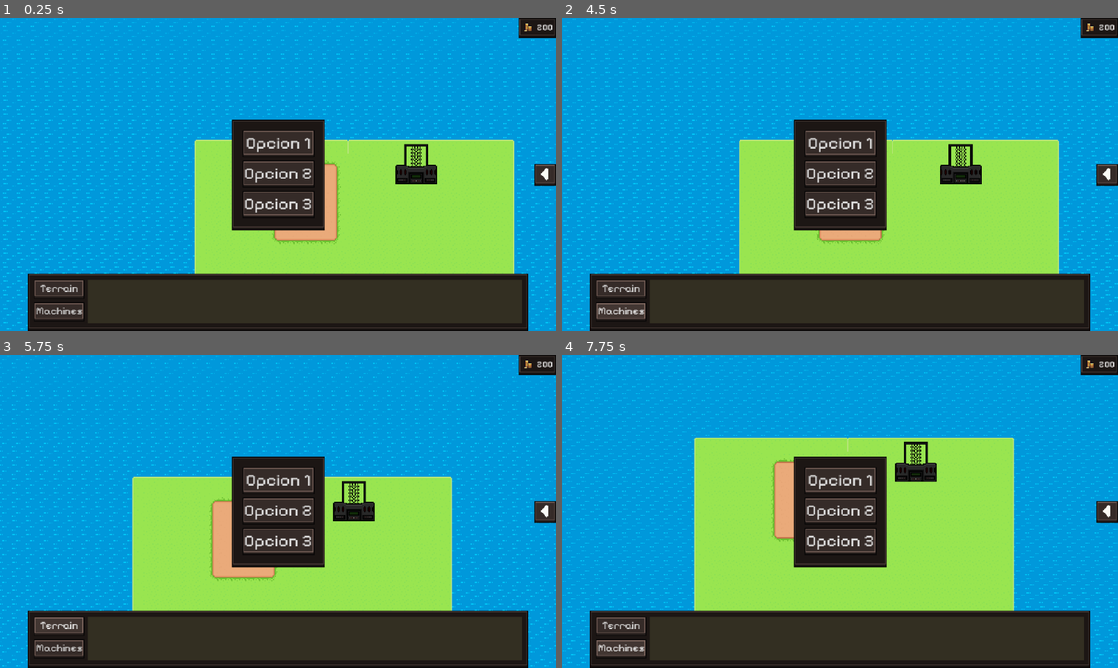
Above: before the commit, frames 1-4 (two rows, left to right).
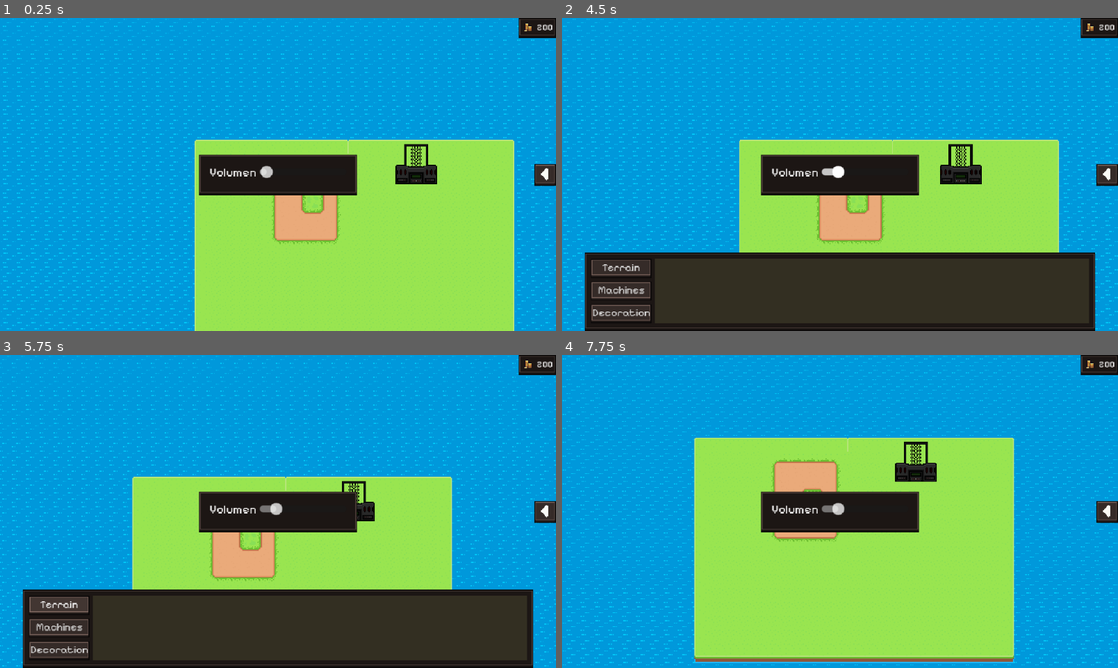
Above: after the commit, the same moments.

Repository: WarriorGW/Steamation
Game: Godot game, scene res://Scenes/Game.tscn
Two runs of this game, one before a commit and one after it. Both use one fixed random seed, a clock stepped at 60 frames per second and the inputs below.
Inputs (mouse positions are in pixels of both pictures, inside the frame that each line leads up to):
- Up to frame 1 (0.25 s): no input
- Up to frame 2 (4.5 s): click (840, 143) at 0.5 s, where only the run before the commit has a clickable "Opcion 1"; click (840, 174) at 1.25 s, where only the run before the commit has a clickable "Opcion 2"; click (840, 202) at 2 s, where only the run before the commit has a clickable "Opcion 3"; click (623, 290) at 2.75 s, where only the run before the commit has a clickable "Terrain"; click (623, 312) at 3.5 s, where only the run before the commit has a clickable "Machines"; hold D (right) from 4.28 s (still down); tap H (open_build) at 4.35 s
- Up to frame 3 (5.75 s): release D (right) at 5 s; click "Terrain" at 5 s
- Up to frame 4 (7.75 s): click "Machines" at 5.75 s; click (623, 649) at 6.5 s, where only the run after the commit has a clickable "Decoration"; hold S (down) from 7.28 s (still down); tap H (open_build) at 7.35 s

The runs differ from the first frame. In frame 1, 23% of the frame differs, in the area x 5-95%, y 32-100%; in frame 2, 15%; in frame 3, 15%; in frame 4, 23%.

Commit message:
Moved some scripts

Diff:
--- a/Scenes/inGameUI.tscn
+++ b/Scenes/inGameUI.tscn
@@ -1,9 +1,10 @@
-[gd_scene load_steps=13 format=3 uid="uid://bp2kqfg5wtgjn"]
+[gd_scene load_steps=14 format=3 uid="uid://bp2kqfg5wtgjn"]
 
 [ext_resource type="Texture2D" uid="uid://clq6kkqyny4j2" path="res://Assets/UI/Icons/ui_icons.png" id="1_j2qsc"]
-[ext_resource type="Script" uid="uid://c5ctnbbiqyo21" path="res://Scripts/main_menu.gd" id="1_ktxmv"]
+[ext_resource type="Script" uid="uid://c5ctnbbiqyo21" path="res://Scripts/UserInterface/main_menu.gd" id="1_ktxmv"]
 [ext_resource type="Texture2D" uid="uid://sm5l750imnl" path="res://Assets/UI/Icons/coins.png" id="2_50l2w"]
-[ext_resource type="Script" uid="uid://m2hgfwqpb12m" path="res://Scripts/right_sidebar_menu.gd" id="2_flcp1"]
+[ext_resource type="Script" uid="uid://m2hgfwqpb12m" path="res://Scripts/UserInterface/right_sidebar_menu.gd" id="2_flcp1"]
+[ext_resource type="Script" uid="uid://dbaeo5nk0hgg8" path="res://Scripts/UserInterface/building_menu.gd" id="5_6j5n7"]
 
 [sub_resource type="AtlasTexture" id="AtlasTexture_flcp1"]
 atlas = ExtResource("2_50l2w")
@@ -93,6 +94,8 @@
 grow_vertical = 2
 
 [node name="MainMenu" type="PanelContainer" parent="."]
+process_mode = 3
+visible = false
 layout_mode = 1
 anchors_preset = 8
 anchor_left = 0.5
@@ -117,20 +120,19 @@
 [node name="GridContainer" type="GridContainer" parent="MainMenu/MarginContainer"]
 layout_mode = 2
 
-[node name="Button" type="Button" parent="MainMenu/MarginContainer/GridContainer"]
-layout_mode = 2
-text = "Opcion 1
-"
+[node name="ContinueBtn" type="Button" parent="MainMenu/MarginContainer/GridContainer"]
+layout_mode = 2
+text = "Reanudar"
 metadata/_edit_use_anchors_ = true
 
-[node name="Button2" type="Button" parent="MainMenu/MarginContainer/GridContainer"]
-layout_mode = 2
-text = "Opcion 2"
+[node name="SettingsBtn" type="Button" parent="MainMenu/MarginContainer/GridContainer"]
+layout_mode = 2
+text = "Configuracion"
 metadata/_edit_use_anchors_ = true
 
-[node name="Button3" type="Button" parent="MainMenu/MarginContainer/GridContainer"]
-layout_mode = 2
-text = "Opcion 3"
+[node name="SaveQuitBtn" type="Button" parent="MainMenu/MarginContainer/GridContainer"]
+layout_mode = 2
+text = "Guardar y salir"
 metadata/_edit_use_anchors_ = true
 
 [node name="Stats" type="PanelContainer" parent="."]
@@ -200,17 +202,19 @@
 [node name="GridContainer" type="GridContainer" parent="RightSidebarMenu/RightSideContent/MarginContainer"]
 layout_mode = 2
 
-[node name="Button" type="Button" parent="RightSidebarMenu/RightSideContent/MarginContainer/GridContainer"]
+[node name="ShopBtn" type="Button" parent="RightSidebarMenu/RightSideContent/MarginContainer/GridContainer"]
 custom_minimum_size = Vector2(25, 25)
 layout_mode = 2
+tooltip_text = "Shop Menu (F)"
 focus_mode = 0
 icon = SubResource("AtlasTexture_50l2w")
 icon_alignment = 1
 expand_icon = true
 
-[node name="Button2" type="Button" parent="RightSidebarMenu/RightSideContent/MarginContainer/GridContainer"]
+[node name="BuildBtn" type="Button" parent="RightSidebarMenu/RightSideContent/MarginContainer/GridContainer"]
 custom_minimum_size = Vector2(25, 25)
 layout_mode = 2
+tooltip_text = "Building menu (H)"
 focus_mode = 0
 icon = SubResource("AtlasTexture_j2qsc")
 icon_alignment = 1
@@ -221,7 +225,8 @@
 &"": SubResource("AnimationLibrary_6j5n7")
 }
 
-[node name="ShopMenu" type="PanelContainer" parent="."]
+[node name="BuildingMenu" type="PanelContainer" parent="."]
+visible = false
 layout_mode = 1
 anchors_preset = 7
 anchor_left = 0.5
@@ -233,37 +238,85 @@
 offset_right = 2.0
 grow_horizontal = 2
 grow_vertical = 0
-
-[node name="MarginContainer" type="MarginContainer" parent="ShopMenu"]
+script = ExtResource("5_6j5n7")
+
+[node name="MarginContainer" type="MarginContainer" parent="BuildingMenu"]
 layout_mode = 2
 theme_override_constants/margin_left = 5
 theme_override_constants/margin_top = 5
 theme_override_constants/margin_right = 5
 theme_override_constants/margin_bottom = 5
 
-[node name="HBoxContainer" type="HBoxContainer" parent="ShopMenu/MarginContainer"]
-layout_mode = 2
-
-[node name="VBoxContainer" type="VBoxContainer" parent="ShopMenu/MarginContainer/HBoxContainer"]
-layout_mode = 2
-
-[node name="Button" type="Button" parent="ShopMenu/MarginContainer/HBoxContainer/VBoxContainer"]
+[node name="HBoxContainer" type="HBoxContainer" parent="BuildingMenu/MarginContainer"]
+layout_mode = 2
+
+[node name="VBoxContainer" type="VBoxContainer" parent="BuildingMenu/MarginContainer/HBoxContainer"]
+layout_mode = 2
+
+[node name="TerrainBtn" type="Button" parent="BuildingMenu/MarginContainer/HBoxContainer/VBoxContainer"]
 layout_mode = 2
 theme_override_font_sizes/font_size = 12
 text = "Terrain"
 
-[node name="Button2" type="Button" parent="ShopMenu/MarginContainer/HBoxContainer/VBoxContainer"]
+[node name="MachinesBtn" type="Button" parent="BuildingMenu/MarginContainer/HBoxContainer/VBoxContainer"]
 layout_mode = 2
 theme_override_font_sizes/font_size = 12
 text = "Machines"
 
-[node name="ScrollContainer" type="ScrollContainer" parent="ShopMenu/MarginContainer/HBoxContainer"]
+[node name="DecorationsBtn" type="Button" parent="BuildingMenu/MarginContainer/HBoxContainer/VBoxContainer"]
+layout_mode = 2
+theme_override_font_sizes/font_size = 12
+text = "Decoration"
+
+[node name="ScrollContainer" type="ScrollContainer" parent="BuildingMenu/MarginContainer/HBoxContainer"]
 custom_minimum_size = Vector2(500, 50)
 layout_mode = 2
 theme_override_styles/panel = SubResource("StyleBoxFlat_ktxmv")
 
-[node name="GridContainer" type="GridContainer" parent="ShopMenu/MarginContainer/HBoxContainer/ScrollContainer"]
+[node name="GridContainer" type="GridContainer" parent="BuildingMenu/MarginContainer/HBoxContainer/ScrollContainer"]
 layout_mode = 2
 columns = 5
 
+[node name="SettingsMenu" type="PanelContainer" parent="."]
+layout_mode = 1
+anchors_preset = 8
+anchor_left = 0.5
+anchor_top = 0.5
+anchor_right = 0.5
+anchor_bottom = 0.5
+offset_left = -2.0
+offset_top = -3.0
+offset_right = 2.0
+offset_bottom = 3.0
+grow_horizontal = 2
+grow_vertical = 2
+
+[node name="MarginContainer" type="MarginContainer" parent="SettingsMenu"]
+layout_mode = 2
+theme_override_constants/margin_left = 10
+theme_override_constants/margin_top = 10
+theme_override_constants/margin_right = 10
+theme_override_constants/margin_bottom = 10
+
+[node name="VBoxContainer" type="VBoxContainer" parent="SettingsMenu/MarginContainer"]
+layout_mode = 2
+
+[node name="HBoxContainer" type="HBoxContainer" parent="SettingsMenu/MarginContainer/VBoxContainer"]
+layout_mode = 2
+
+[node name="Label" type="Label" parent="SettingsMenu/MarginContainer/VBoxContainer/HBoxContainer"]
+layout_mode = 2
+theme_override_font_sizes/font_size = 14
+text = "Volumen"
+
+[node name="HSlider" type="HSlider" parent="SettingsMenu/MarginContainer/VBoxContainer/HBoxContainer"]
+custom_minimum_size = Vector2(100, 0)
+layout_mode = 2
+size_flags_vertical = 4
+
+[node name="HBoxContainer2" type="HBoxContainer" parent="SettingsMenu/MarginContainer/VBoxContainer"]
+layout_mode = 2
+
+[connection signal="pressed" from="MainMenu/MarginContainer/GridContainer/ContinueBtn" to="MainMenu" method="_on_continue_btn_pressed"]
 [connection signal="pressed" from="RightSidebarMenu/ToggleButton" to="RightSidebarMenu" method="_on_toggle_button_pressed"]
+[connection signal="pressed" from="RightSidebarMenu/RightSideContent/MarginContainer/GridContainer/BuildBtn" to="BuildingMenu" method="_on_build_btn_pressed"]
--- /dev/null
+++ b/Scripts/UserInterface/building_menu.gd
@@ -0,0 +1,13 @@
+extends PanelContainer
+
+@onready var building_menu: PanelContainer = $"."
+
+func toggle_building_menu():
+	building_menu.visible = !building_menu.visible
+
+func _on_build_btn_pressed() -> void:
+	toggle_building_menu()
+
+func _shortcut_input(_event: InputEvent) -> void:
+	if Input.is_action_just_pressed("open_build"):
+		toggle_building_menu()
--- /dev/null
+++ b/Scripts/UserInterface/main_menu.gd
@@ -0,0 +1,18 @@
+extends PanelContainer
+
+@onready var main_menu: PanelContainer = $"."
+@onready var continue_btn: Button = $MarginContainer/GridContainer/ContinueBtn
+
+var paused := false
+
+func toggle_main_menu():
+	paused = !paused
+	main_menu.visible = paused
+	get_tree().paused = paused
+
+func _unhandled_input(_event: InputEvent) -> void:
+	if Input.is_action_just_pressed("toggle_menu"):
+		toggle_main_menu()
+
+func _on_continue_btn_pressed() -> void:
+	toggle_main_menu()
--- a/Scripts/main_menu.gd
+++ /dev/null
@@ -1,10 +0,0 @@
-extends PanelContainer
-
-@onready var main_menu: PanelContainer = $"."
-
-func toggle_main_menu():
-	main_menu.visible = !main_menu.visible
-
-func _unhandled_input(_event: InputEvent) -> void:
-	if Input.is_action_just_pressed("toggle_menu"):
-		toggle_main_menu()
Not shown, added: Scripts/UserInterface/building_menu.gd.uid
Renamed: Scripts/main_menu.gd.uid -> Scripts/UserInterface/main_menu.gd.uid
Renamed: Scripts/right_sidebar_menu.gd -> Scripts/UserInterface/right_sidebar_menu.gd
Renamed: Scripts/right_sidebar_menu.gd.uid -> Scripts/UserInterface/right_sidebar_menu.gd.uid
